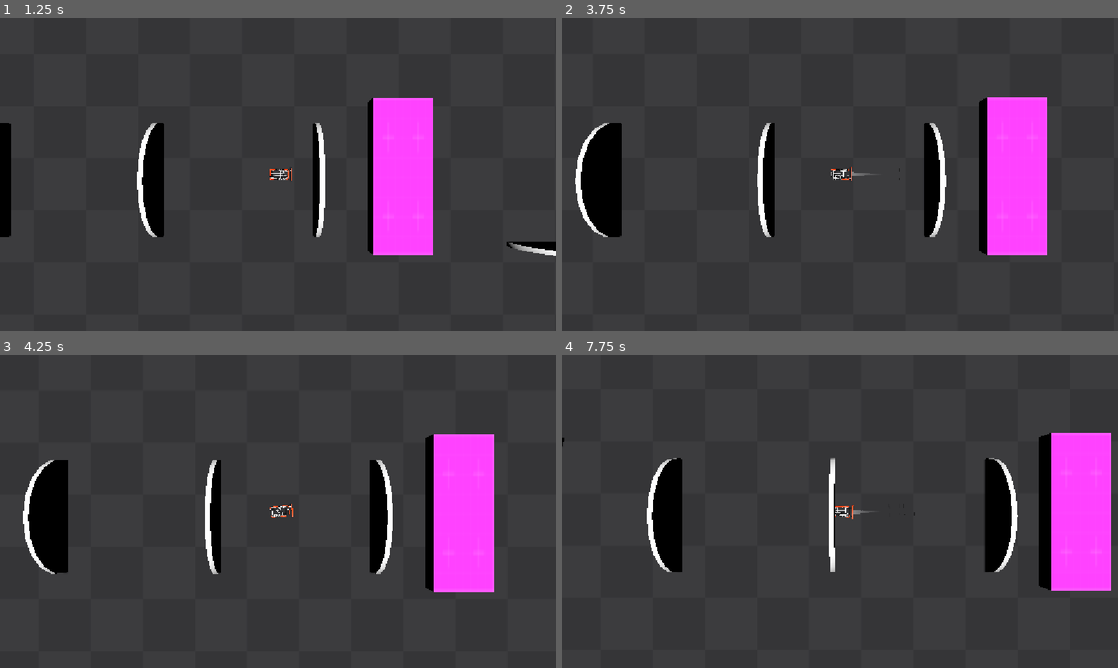
Above: before the commit, frames 1-4 (two rows, left to right).
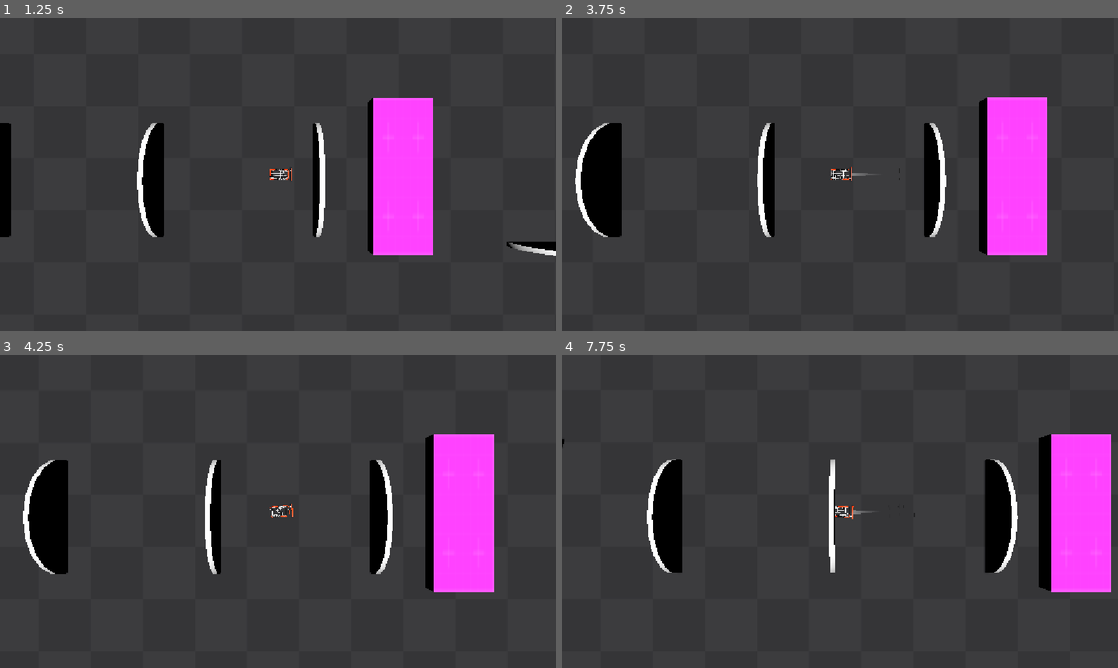
Above: after the commit, the same moments.

Repository: Blueturret/Kart_Drifting_Game
Game: Godot game, scene res://Scenes/Main.tscn
Two runs of this game, one before a commit and one after it. Both use one fixed random seed, a clock stepped at 60 frames per second and the inputs below.
Inputs:
- Up to frame 1 (1.25 s): hold D (TurnRight) from 0.53 s (still down); hold Space (Drift) from 0.53 s (still down)
- Up to frame 2 (3.75 s): release D (TurnRight) at 1.28 s; release Space (Drift) at 1.28 s; hold A (TurnLeft) 1.28-2.03 s; tap S (Decelerate) at 1.35 s; tap Space (Drift) at 1.55, 2.85 s; hold D (TurnRight) 2.03-2.78 s; hold Space (Drift) 2.03-2.78 s; hold W (Accelerate) 2.78-3.53 s; hold A (TurnLeft) from 3.53 s (still down); hold S (Decelerate) from 3.53 s (still down)
- Up to frame 3 (4.25 s): keep holding A (TurnLeft); keep holding S (Decelerate); tap Space (Drift) at 3.8 s
- Up to frame 4 (7.75 s): release S (Decelerate) at 4.28 s; tap Space (Drift) at 4.35, 6.05, 7.35 s; hold Space (Drift) 5.03-5.78 s; release A (TurnLeft) at 5.78 s; hold D (TurnRight) 5.78-6.53 s; tap S (Decelerate) at 5.85 s; hold W (Accelerate) 6.53-7.28 s; hold Space (Drift) 6.53-7.28 s; hold D (TurnRight) from 7.28 s (still down)

Frame 1 is identical in both runs. In frame 2, less than 0.1% of the frame differs, in the area x 3-76%, y 25-75%; in frame 3, less than 0.1%; in frame 4, 0.3%, in the area x 0-99%, y 24-76%.

Commit message:
Drifting now grants points based on how long you drift for

Diff:
--- a/Scenes/Main.tscn
+++ b/Scenes/Main.tscn
@@ -670,8 +670,8 @@
 acceleration = 2500.0
 accelerationCurve = SubResource("Curve_kry3j")
 maxSpeed = 40.0
-turnSpeed = 0.5
-maxRotation = 2.0
+turnSpeed = 0.25
+maxRotation = 2.2
 slippingTraction = 0.15
 driftTurnSpeed = 3.0
 driftMaxRotation = 8.0
@@ -823,5 +823,6 @@
 wait_time = 1.25
 
 [connection signal="body_exited" from="Environment/Freezer corridor/Button trigger" to="Camera3D" method="_on_button_trigger_body_exited"]
+[connection signal="HAS_STOPPED_DRIFTING" from="Kart" to="Multiplier bar" method="_on_kart_has_stopped_drifting"]
 [connection signal="timeout" from="Kart/MaxDriftTimer" to="Kart" method="_on_drift_timer_timeout"]
 [connection signal="timeout" from="Kart/DriftCooldown" to="Kart" method="_on_drift_cooldown_timeout"]
--- a/Scripts/CarSuspension.gd
+++ b/Scripts/CarSuspension.gd
@@ -1,5 +1,5 @@
 extends RigidBody3D
-
+class_name CarSuspension
 # LINK TO TUTORIAL : https://www.youtube.com/watch?v=9MqmFSn1Rlw&list=PLiRELyH-yJivTRnpjr0nHeGWncLiMmD2D&index=14
 
 @export var wheels : Array[RaycastWheel]
@@ -27,6 +27,10 @@
 @onready var driftCooldown: Timer = $"DriftCooldown"
 var canDrift : bool = true
 
+# Emitted when kart has stopped drifting to calculate points based on drift time
+signal HAS_STOPPED_DRIFTING
+var driftTimeLeft : float = 0
+
 ##### DEBUG #####
 @export_category("DEBUG")
 @export var defaultPosition : Node3D
@@ -68,7 +72,9 @@
 
 			# Check if isDrifting is true to prevent timer from
 			# starting if key is pressed while in cooldown
-			if(isDrifting): StopDrift()
+			if(isDrifting):
+				driftTimeLeft = driftTimer.time_left
+				StopDrift()
 
 func StopDrift() -> void:
 
@@ -79,7 +85,8 @@
 
 	canDrift = false
 
-	# Stop the timer to prevent unexpected behavior
+	# Emit signal and stop the timer to prevent unexpected behavior
+	HAS_STOPPED_DRIFTING.emit()
 	driftTimer.stop()
 
 	# Start the cooldown timer
@@ -87,8 +94,8 @@
 
 func _on_drift_timer_timeout() -> void:
 
+	driftTimeLeft = 0.0
 	StopDrift()
-	driftTimer.stop()
 
 func _on_drift_cooldown_timeout() -> void:
 
--- a/Scripts/multiplierBar.gd
+++ b/Scripts/multiplierBar.gd
@@ -3,7 +3,9 @@
 
 # References
 @onready var kart: RigidBody3D = $"../Kart"
+@onready var kartScript : CarSuspension = get_node("../Kart")
 @onready var progressBar: ProgressBar = $Panel/ProgressBar
+
 @onready var multiplierLabel: Label = $Panel/Multiplier
 @onready var scoreLabel: Label = $Score
 
@@ -12,8 +14,6 @@
 var score := 0
 var scoreMultiplier := 1
 var maxMultiplierValue := 32
-
-var driftStartTime : int # The Unix time at which the player started a new drift
 
 # Called every frame. 'delta' is the elapsed time since the previous frame.
 func _process(_delta: float) -> void:
@@ -33,7 +33,6 @@
 
 		progressBar.value -= progressBarIdleIncrement * 4
 
-
 	# Increase multiplier when bar gets full
 	if(progressBar.value >= 100.0):
 		progressBar.value = 0
@@ -49,8 +48,9 @@
 		if(scoreMultiplier > 1):
 
 			progressBar.value = 99.0
-			print("Decreasing")
-			UpdateMultiplier(scoreMultiplier / 2)
+
+			# floor() is there to remove unnecessary warning
+			UpdateMultiplier(scoreMultiplier / floor(2))
 
 		else: progressBar.value = 0.0
 
@@ -59,8 +59,17 @@
 
 	progressBar.value += toAdd
 
-## Update the score multiplier, UI included
+## Update the score multiplier and the UI
 func UpdateMultiplier(newMultiplier : int) -> void:
 
 	scoreMultiplier = newMultiplier
 	multiplierLabel.text = "x" + str(newMultiplier)
+
+func _on_kart_has_stopped_drifting() -> void:
+
+	# Compute time left for drift
+	var percentOfMaxDrift : float = 1 - \
+	kartScript.driftTimeLeft / kartScript.driftTimer.wait_time
+
+	# Add score based on time left
+	AddToScore(500 * percentOfMaxDrift)
